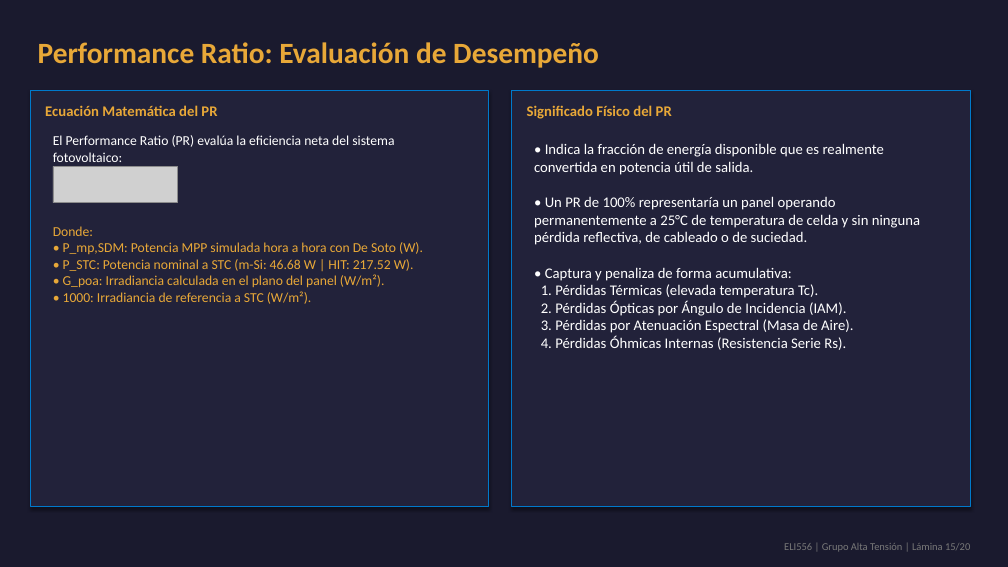
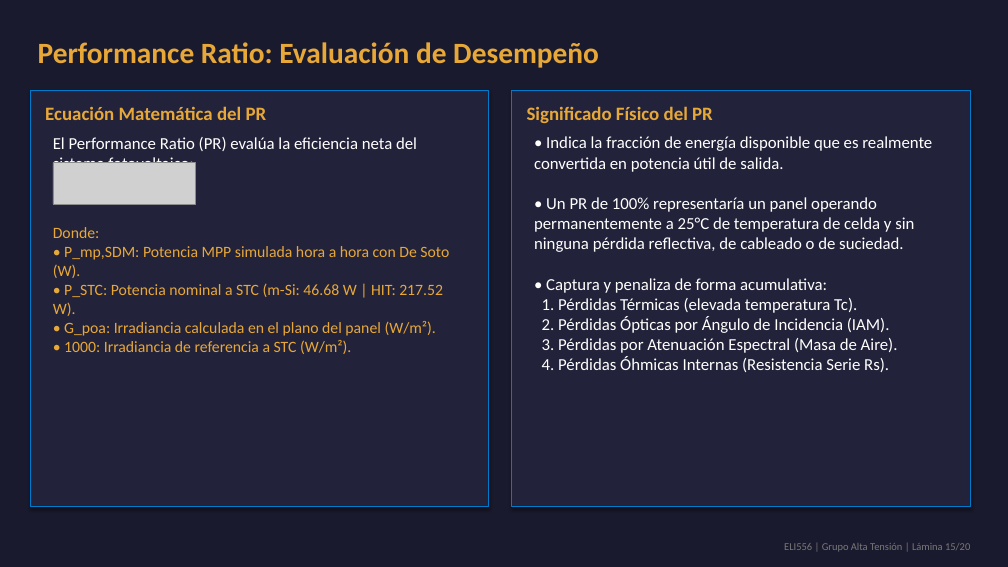
Before and after one commit to theChosen16/t2-paneles, a slide deck: slide 15 of output/Presentacion_Final_ELI556_Atacama.pptx. Drawn at 1008x567 pixels with LibreOffice and Linux fonts; fonts in the diff are those of the drawing; grey boxes stand for pictures. Boxes give left, top, right and bottom in pixels: in the first picture for what was removed or moved away, otherwise in the second. Text is boxed around its words. In the diff, an @@ line names an element or a change of style, - is before the commit and + after.

```diff
--- a/output/Presentacion_Final_ELI556_Atacama.pptx
+++ b/output/Presentacion_Final_ELI556_Atacama.pptx
@@ text "Ecuación Matemática del PR" at box(45, 106, 267, 120): size 14 to 18 pt @@
@@ text "Significado Físico del PR" at box(527, 106, 713, 123): size 14 to 18 pt @@
@@ text "El Performance Ratio (PR) evalúa ..." at box(53, 137, 417, 163): size 13 to 16 pt @@
@@ text "• Indica la fracción de ...": place and size @@
-text "• Indica la fracción de ..." at box(534, 143, 920, 350)
+text "• Indica la fracción de ..." at box(534, 136, 932, 372)
@@ text "• Indica la fracción de ..." at box(534, 136, 932, 372): size 14 to 16 pt @@
@@ picture: place and size @@
-picture at box(53, 166, 178, 203)
+picture at box(53, 163, 196, 204)
@@ text "Donde: • P_mp,SDM: Potencia MPP ..." at box(53, 227, 449, 354): size 13 to 15 pt @@
```
Also in this commit, not shown: 16 other slides changed, 18 other files.
